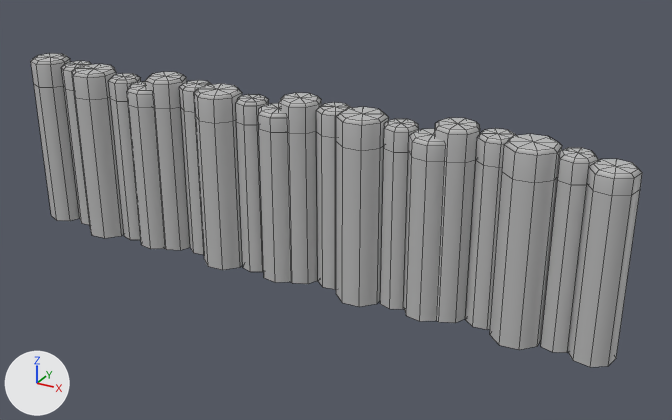
Renders of the FBX model UGJ100TheEnd/Assets/ArtAssets/Envrionment/SM_Basalt4M.fbx from each side of a commit.
One viewpoint serves both versions: a camera (50 mm lens) standing at (9.51, -9.14, 5.58) and looking at (4.42, 0.12, 0.95). Every picture has the same lights, and +X, +Y and +Z are marked at lower left. Mesh edges are drawn as thin lines. Where no turn or scale is listed for an object, it has been applied to the vertices.

In view in the first picture: 'pillar1_low1', 'pillar1_low2', 'pillar1_low3', 'pillar2_low2', 'pillar2_low3', 'pillar3_low', 'pillar3_low1', 'pillar3_low2', 'pillar3_low3', 'pillar4_low2', 'pillar4_low3', 'pillar5_low1', 'pillar5_low2', 'pillar5_low3'.
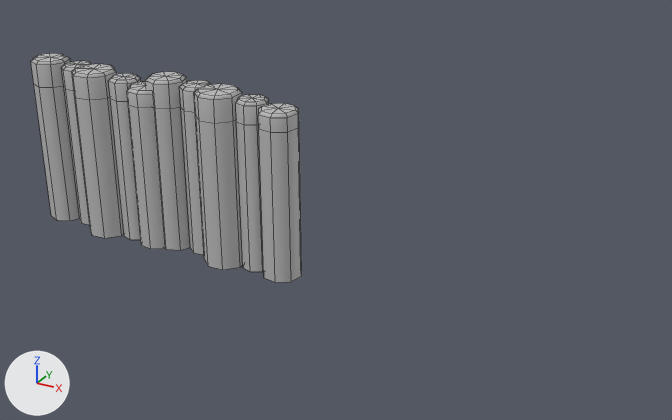
Location of each change, (x1, y1, x2, y2) in pixels of the pictures (672 x 420 px):
'pillar3_low3', deleted
    before: (490, 134, 562, 350)
'pillar5_low3', deleted
    before: (568, 159, 642, 367)
'pillar3_low2', deleted
    before: (336, 107, 389, 307)
'pillar1_low3', deleted
    before: (435, 118, 480, 323)
'pillar4_low3', deleted
    before: (540, 148, 598, 353)
'pillar5_low2', deleted
    before: (404, 129, 445, 321)
'pillar1_low2', deleted
    before: (279, 93, 321, 284)
'pillar2_low3', deleted
    before: (465, 128, 517, 329)
'pillar4_low2', deleted
    before: (380, 119, 419, 309)
'pillar2_low2', deleted
    before: (316, 102, 351, 289)

Edits to the bpy script that builds the scene:
```text
Remove ob_pillar2_low3:
    ob_pillar2_low3 = bpy.data.objects.new('pillar2_low3', me_mesh_016)
    ob_pillar2_low3.location = (6.9, 0.99, 2.0)
Remove ob_pillar4_low3:
    ob_pillar4_low3 = bpy.data.objects.new('pillar4_low3', me_mesh_018)
    ob_pillar4_low3.location = (6.9, 0.99, 2.0)
Remove ob_pillar4_low2:
    ob_pillar4_low2 = bpy.data.objects.new('pillar4_low2', me_mesh_013)
    ob_pillar4_low2.location = (4.9, 0.99, 2.0)
Remove ob_pillar5_low3:
    ob_pillar5_low3 = bpy.data.objects.new('pillar5_low3', me_mesh_019)
    ob_pillar5_low3.location = (6.9, 0.99, 2.0)
Remove ob_pillar5_low2:
    ob_pillar5_low2 = bpy.data.objects.new('pillar5_low2', me_mesh_014)
    ob_pillar5_low2.location = (4.9, 0.99, 2.0)
Remove ob_pillar3_low3:
    ob_pillar3_low3 = bpy.data.objects.new('pillar3_low3', me_mesh_015)
    ob_pillar3_low3.location = (6.9, 0.99, 2.0)
Remove ob_pillar2_low2:
    ob_pillar2_low2 = bpy.data.objects.new('pillar2_low2', me_mesh_011)
    ob_pillar2_low2.location = (4.9, 0.99, 2.0)
Remove ob_pillar3_low2:
    ob_pillar3_low2 = bpy.data.objects.new('pillar3_low2', me_mesh_010)
    ob_pillar3_low2.location = (4.9, 0.99, 2.0)
Remove ob_pillar1_low3:
    ob_pillar1_low3 = bpy.data.objects.new('pillar1_low3', me_mesh_017)
    ob_pillar1_low3.location = (6.9, 0.99, 2.0)
Remove ob_pillar1_low2:
    ob_pillar1_low2 = bpy.data.objects.new('pillar1_low2', me_mesh_012)
    ob_pillar1_low2.location = (4.9, 0.99, 2.0)
```
